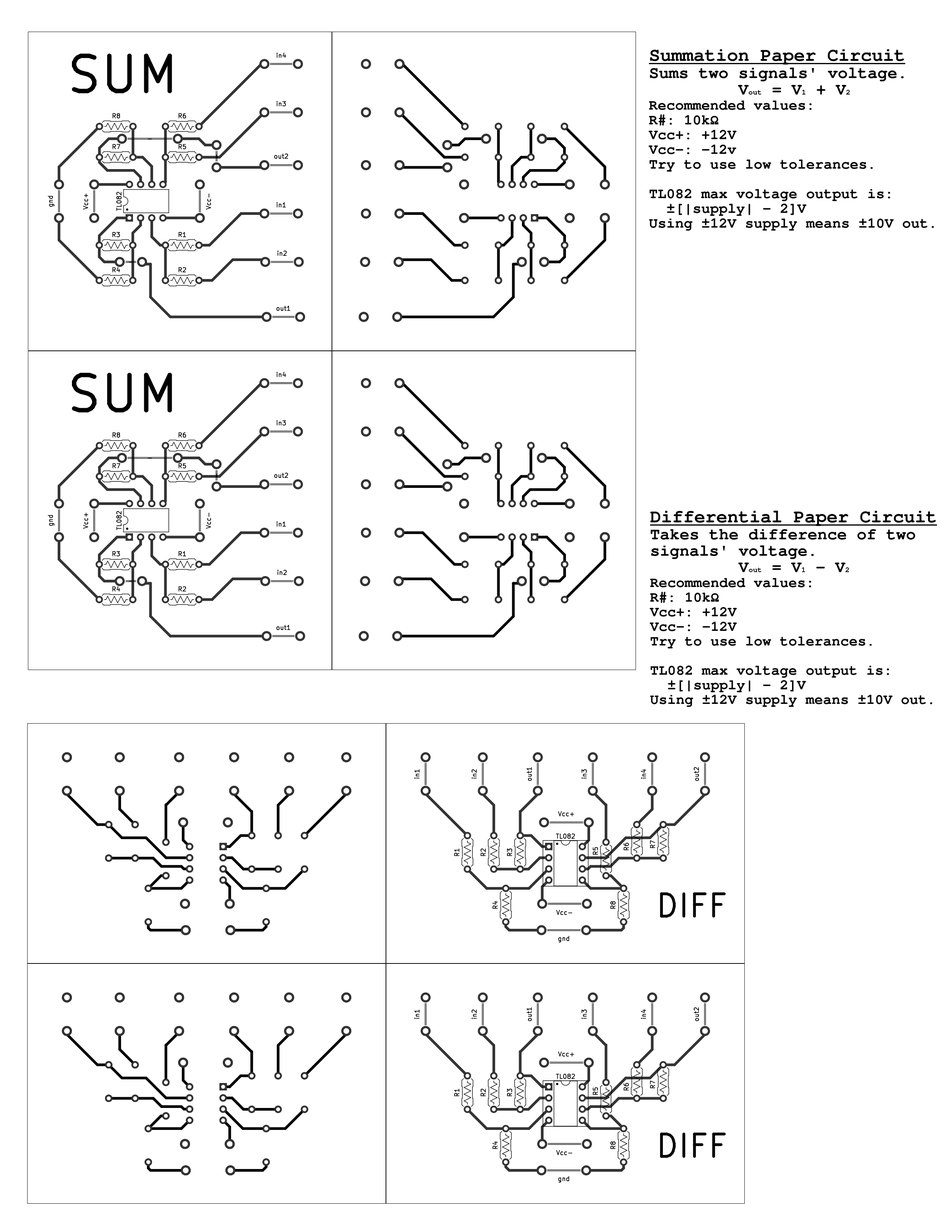
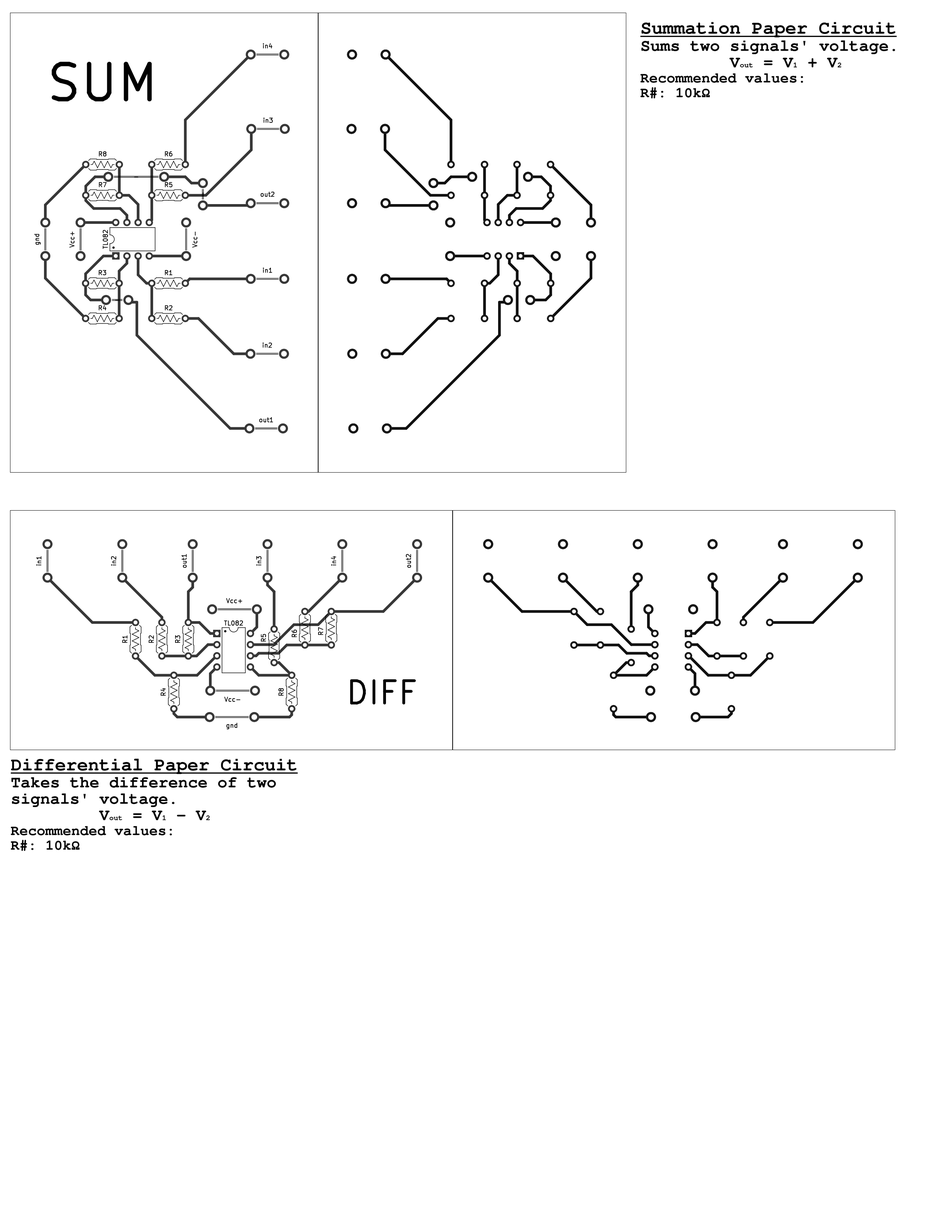
Revision of a layered 950 x 1229 image; what changed, layer by layer:
removed layer "Pasted Layer #2" over (x1=27, y1=723, x2=745, y2=1204)
removed layer "Pasted Layer" over (x1=27, y1=31, x2=636, y2=671)
added layer "1 copy #1" above "1 copy" over (x1=10, y1=510, x2=896, y2=751)
added layer "1 copy" above "Summation Paper Circuit ..." over (x1=10, y1=12, x2=627, y2=473)
painted on "Summation Paper Circuit ..." over (x1=639, y1=21, x2=934, y2=231)
painted on "Differential Paper Circuit ..." over (x1=10, y1=510, x2=938, y2=852)
